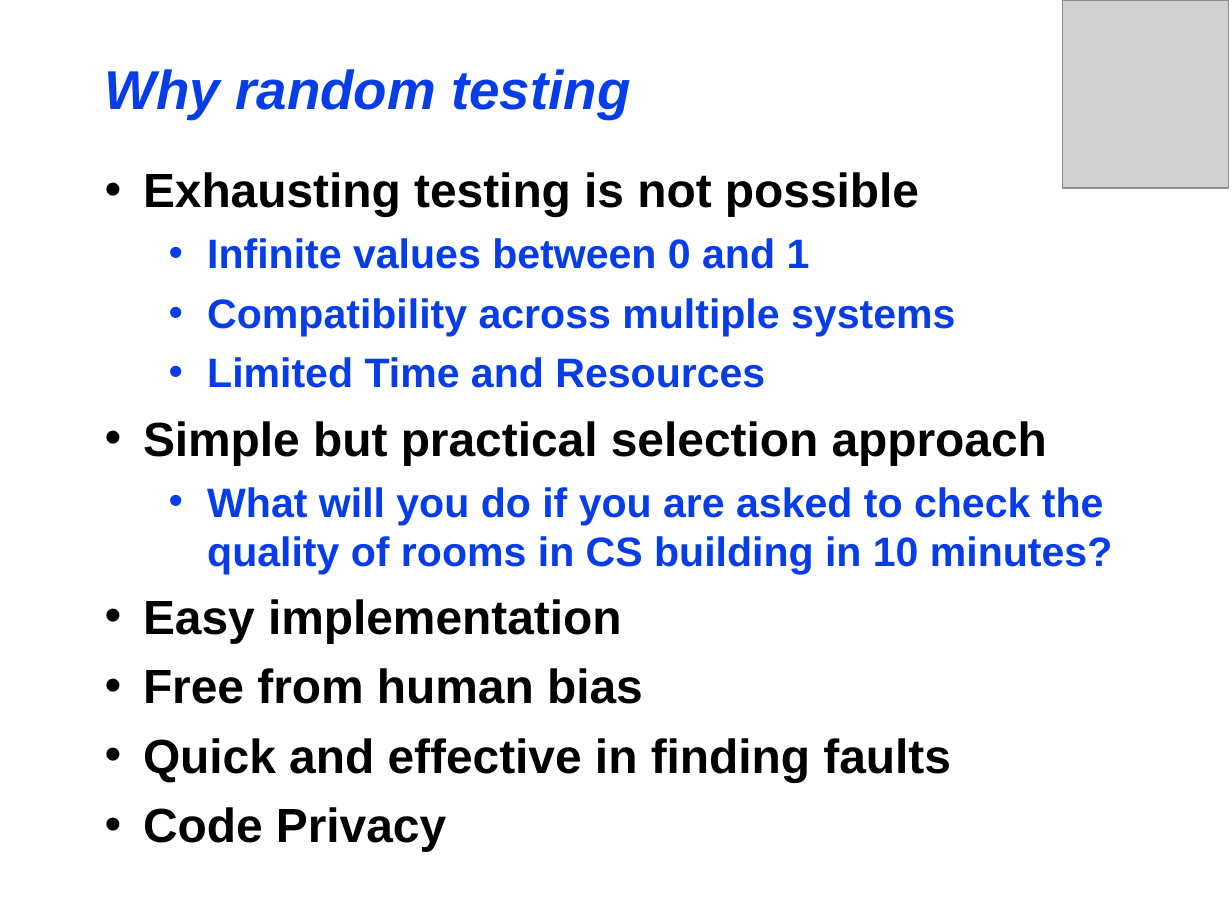
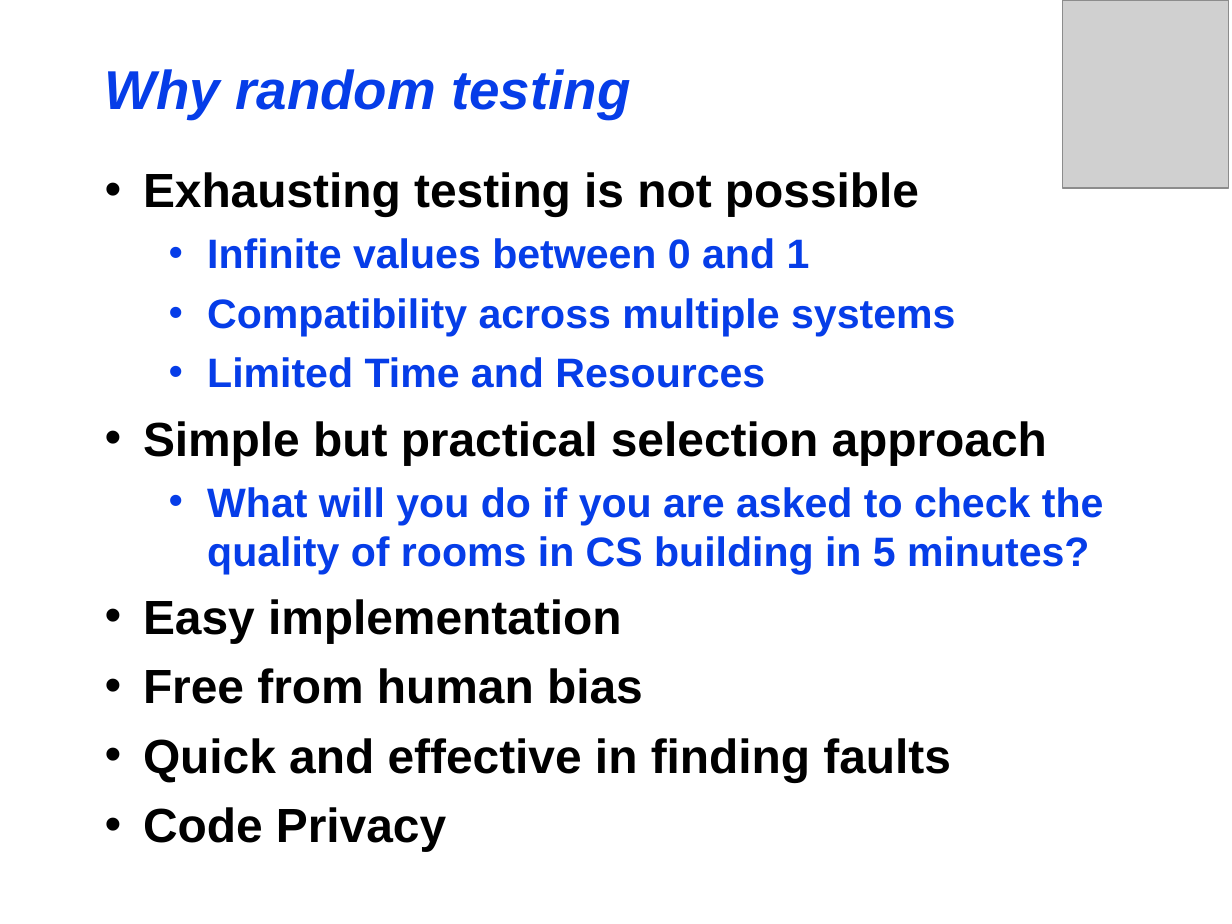
Before and after one commit to maochy/yeti-test, a slide deck: slide 4 of ThesisSeminar/ThesisSeminar.ppt. Drawn at 1232x924 pixels with LibreOffice and Linux fonts; fonts in the diff are those of the drawing; grey boxes stand for pictures. Boxes give left, top, right and bottom in pixels: in the first picture for what was removed or moved away, otherwise in the second. Text is boxed around its words. In the diff, an @@ line names an element or a change of style, - is before the commit and + after.

```diff
--- a/ThesisSeminar/ThesisSeminar.ppt
+++ b/ThesisSeminar/ThesisSeminar.ppt
@@ text at (207,487,1104,574): text changed @@
-  • What will you do if you are asked to check the quality of rooms in CS building in 10 minutes?
+  • What will you do if you are asked to check the quality of rooms in CS building in 5 minutes?
```
Also in this commit, not shown: 14 other slides changed, 1 slide added, 1 slide removed.
